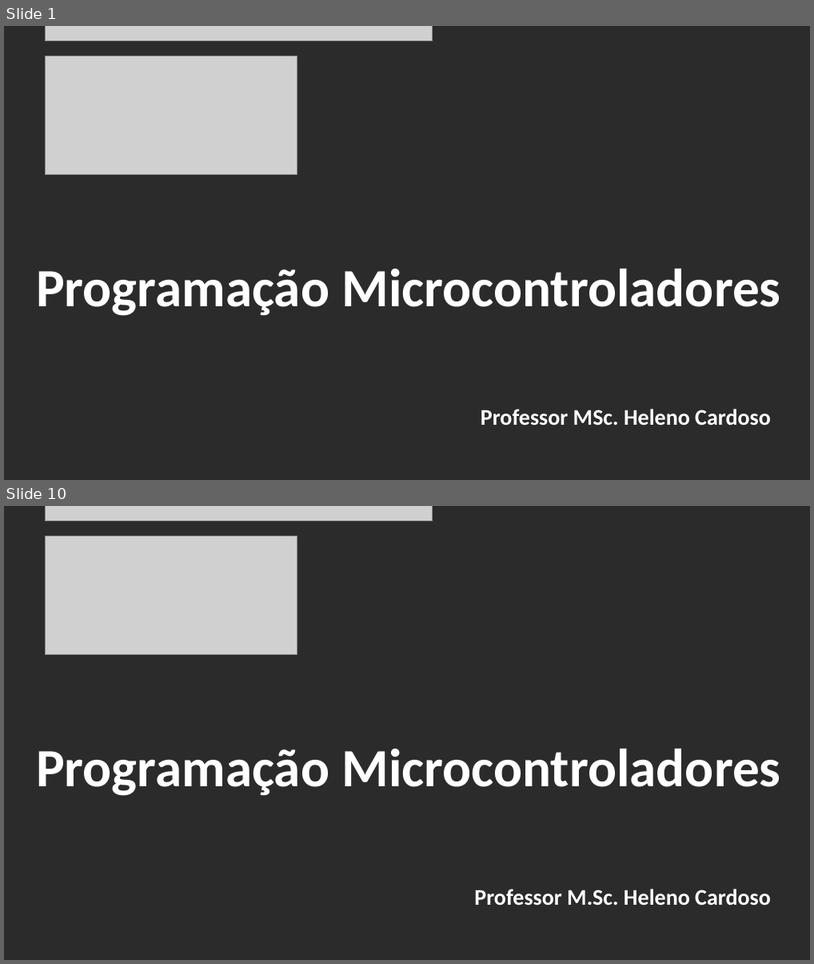
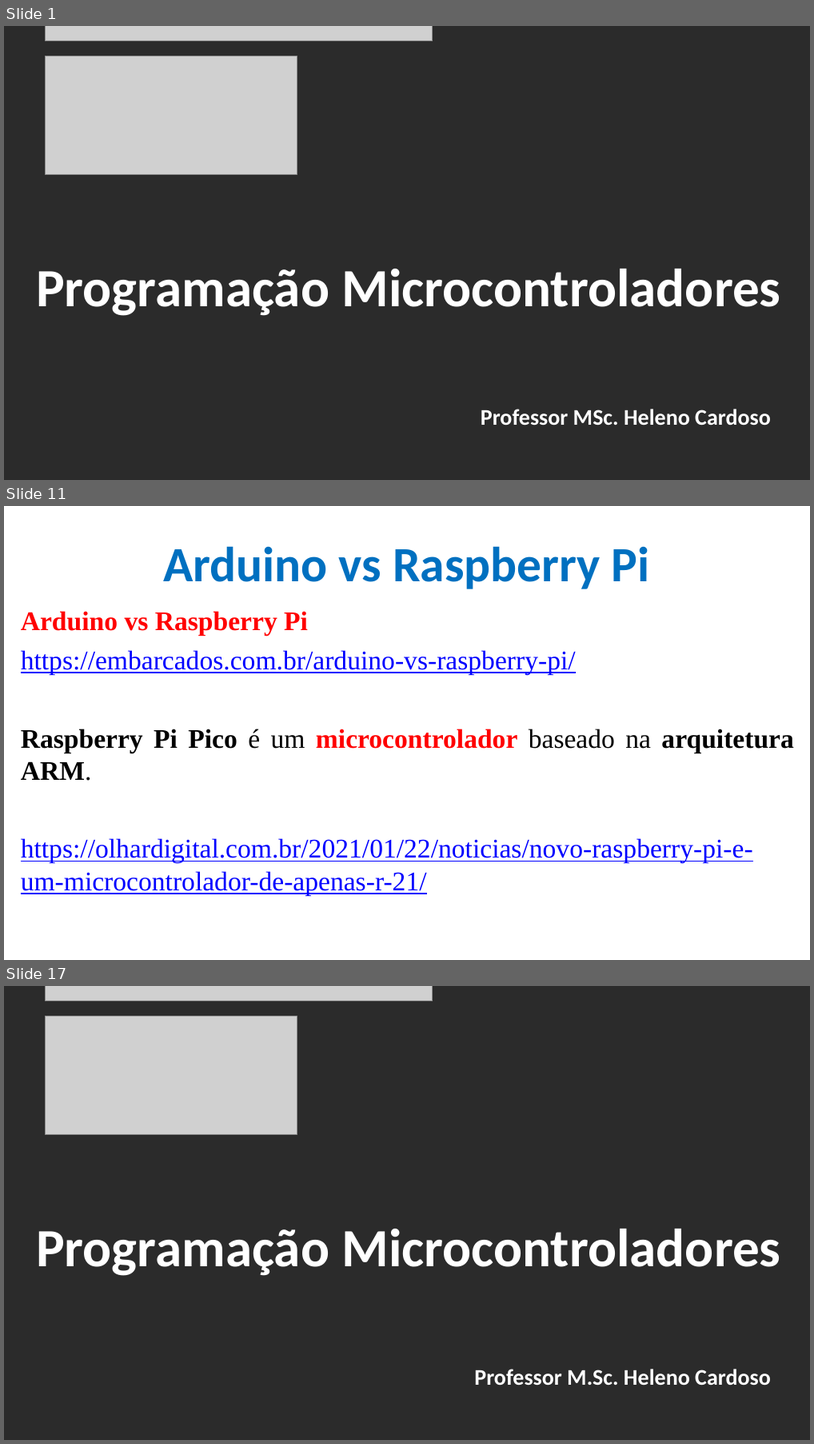
Before and after one commit to CloudEducationBrazil/WydenArea1ProgramacaoMicrocontroladores, a slide deck: 01 Classes/Aula 04 - Programação Microcontroladores - Arduíno Raspberry PI.pptx. Shown one above the other, each under a label of ours: slides 1 and 10 before the commit, slides 1, 11 and 17 after it; the slides between them are not shown. The pictures are 814x964 and 814x1444 pixels, drawn with LibreOffice and Linux fonts; fonts in the diff are those of the drawing; grey boxes stand for pictures; background and template pictures are left out; a plain dark background stands for a picture behind light text. Boxes give left, top, right and bottom in pixels: in the first picture for what was removed or moved away, otherwise in the second. Text is boxed around its words. In the diff, an @@ line names an element or a change of style, - is before the commit and + after.

Commit message:
Aula 05 Microcontroladores 04042023

```diff
--- a/01 Classes/Aula 04 - Programação Microcontroladores - Arduíno Raspberry PI.pptx
+++ b/01 Classes/Aula 04 - Programação Microcontroladores - Arduíno Raspberry PI.pptx
@@ slide 11 added at (4,506,810,960), background picture (left out) @@
@@ title added at (163,546,650,589), 44 pt, text #0070C0, bold @@
+Arduino vs Raspberry Pi
@@ text added at (21,611,794,895), 24 pt, text #0000FF, underline @@
+Arduino vs Raspberry Pi
+https://embarcados.com.br/arduino-vs-raspberry-pi/
+Raspberry Pi Pico é um microcontrolador baseado na arquitetura ARM.
+https://olhardigital.com.br/2021/01/22/noticias/novo-raspberry-pi-e-um-microcontrolador-de-apenas-r-21/
@@ what was slide 10 is now slide 17 @@
```
Also in this commit, not shown: 6 slides changed, 8 other slides added, 2 slides removed.
